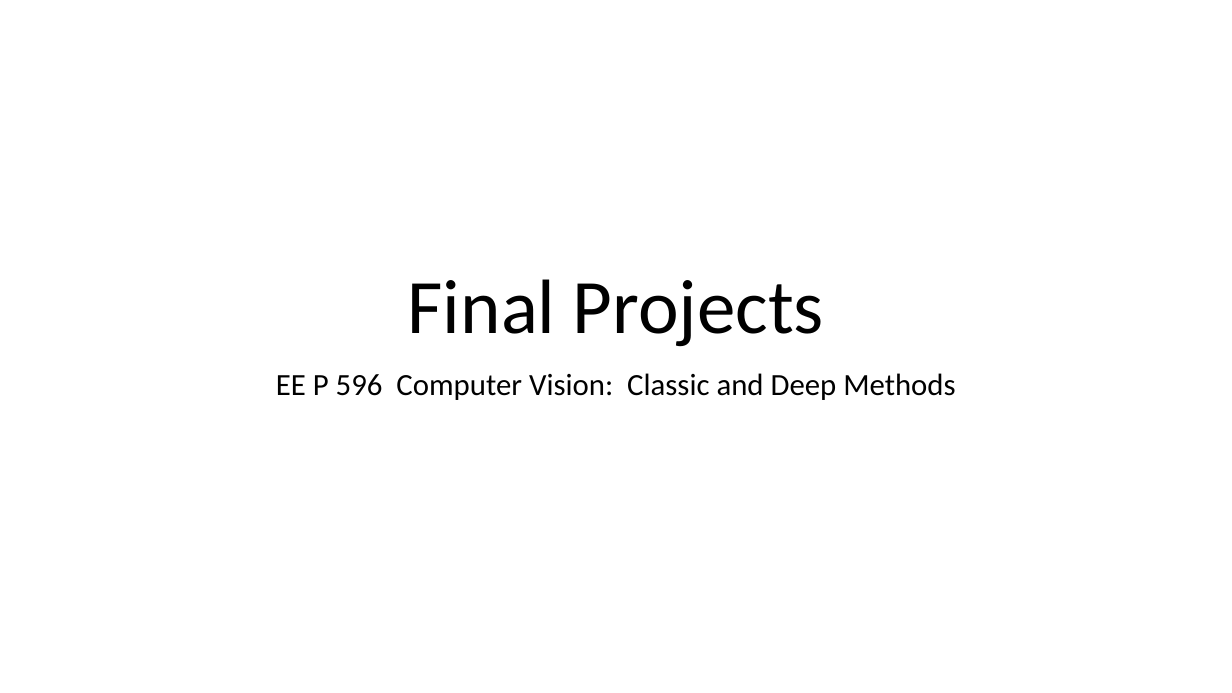
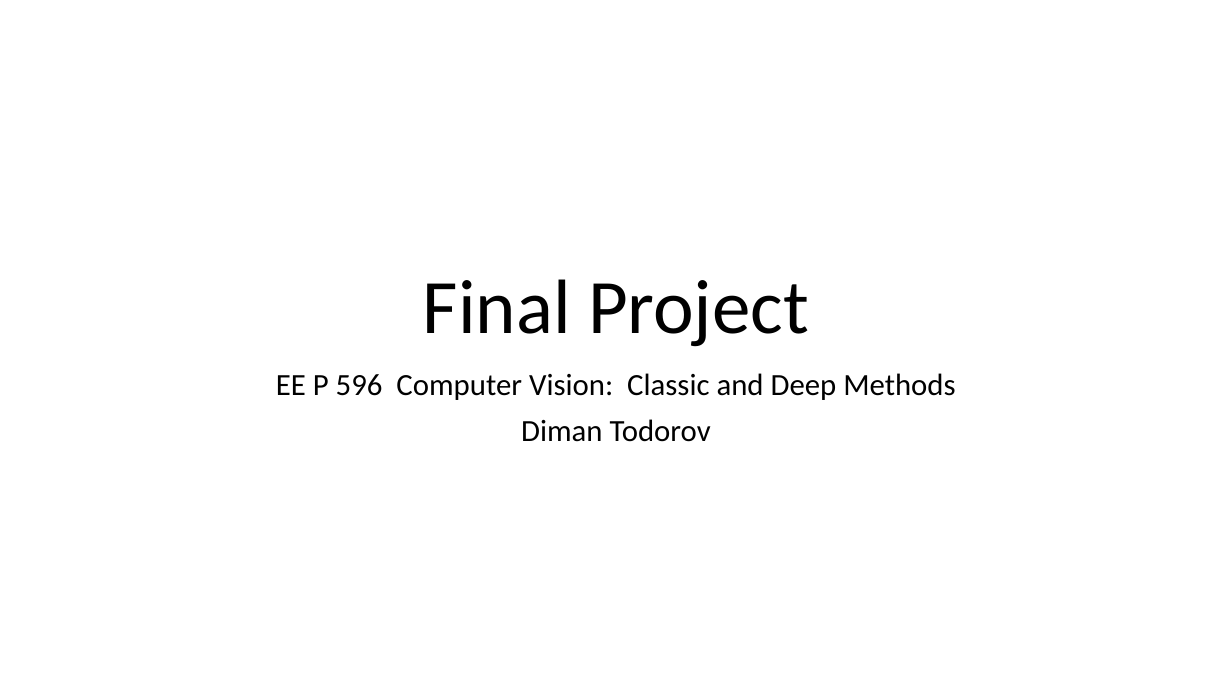
Before and after one commit to dimant/EE596-final-project, a slide deck: slide 1 of final_projects.pptx. Drawn at 1232x693 pixels with LibreOffice and Linux fonts; fonts in the diff are those of the drawing. Boxes give left, top, right and bottom in pixels: in the first picture for what was removed or moved away, otherwise in the second. Text is boxed around its words. In the diff, an @@ line names an element or a change of style, - is before the commit and + after.

Commit message:
slides done

```diff
--- a/final_projects.pptx
+++ b/final_projects.pptx
@@ title at (x1=423, y1=279, x2=809, y2=347): text changed @@
-Final Projects
+Final Project
@@ subtitle at (x1=521, y1=419, x2=711, y2=442): paragraph added @@
+Diman Todorov
```
Also in this commit, not shown: 4 slides added.
